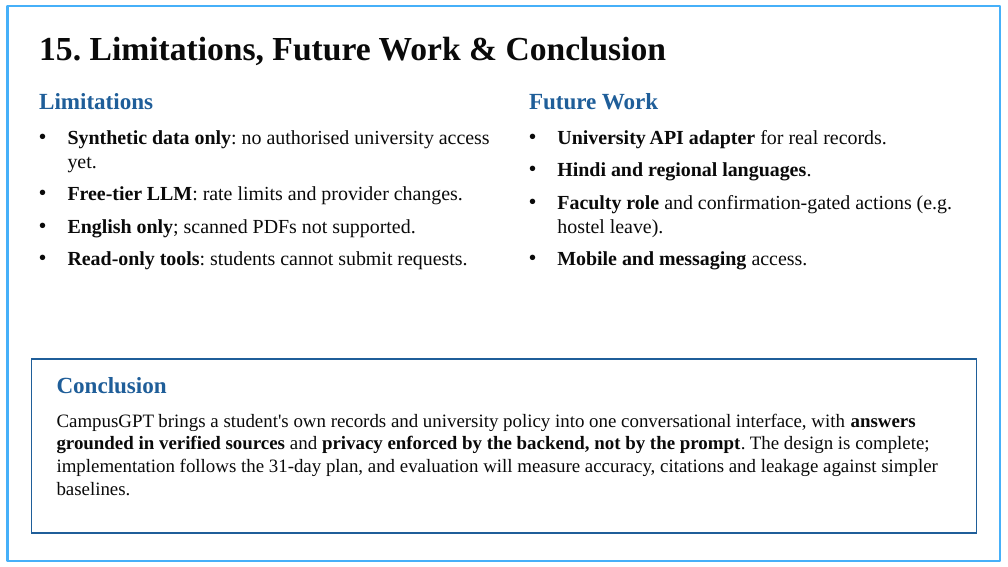
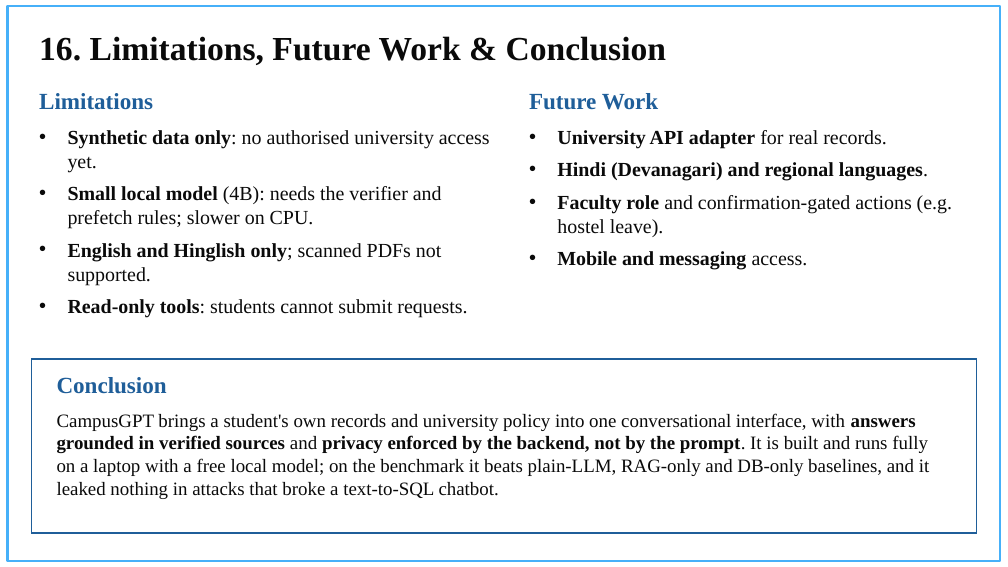
Before and after one commit to ankurkarn20/campus-gpt, a slide deck: slide 18 of docs/slides/CampusGPT_Major_Project.pptx (slide 17 before the commit). Drawn at 1008x567 pixels with LibreOffice and Linux fonts; fonts in the diff are those of the drawing; background and template pictures are left out. Boxes give left, top, right and bottom in pixels: in the first picture for what was removed or moved away, otherwise in the second. Text is boxed around its words. In the diff, an @@ line names an element or a change of style, - is before the commit and + after.

```diff
--- a/docs/slides/CampusGPT_Major_Project.pptx
+++ b/docs/slides/CampusGPT_Major_Project.pptx
@@ title at <box>39,36,667,65</box>: text changed @@
-15. Limitations, Future Work & Conclusion
+16. Limitations, Future Work & Conclusion
@@ text at <box>557,162,928,181</box>: text changed @@
-• Hindi and regional languages.
+• Hindi (Devanagari) and regional languages.
@@ text at <box>68,186,442,285</box>: text changed @@
-• Free-tier LLM: rate limits and provider changes.
-• English only; scanned PDFs not supported.
+• Small local model (4B): needs the verifier and prefetch rules; slower on CPU.
+• English and Hinglish only; scanned PDFs not supported.
@@ text at <box>57,413,929,499</box>: text changed @@
-CampusGPT brings a student's own records and university policy into one conversational interface, with answers grounded in verified sources and privacy enforced by the backend, not by the prompt. The design is complete; implementation follows the 31-day plan, and evaluation will measure accuracy, citations and leakage against simpler baselines.
+CampusGPT brings a student's own records and university policy into one conversational interface, with answers grounded in verified sources and privacy enforced by the backend, not by the prompt. It is built and runs fully on a laptop with a free local model; on the benchmark it beats plain-LLM, RAG-only and DB-only baselines, and it leaked nothing in attacks that broke a text-to-SQL chatbot.
```
Also in this commit, not shown: 5 other slides changed, 1 slide added, 5 other files.
